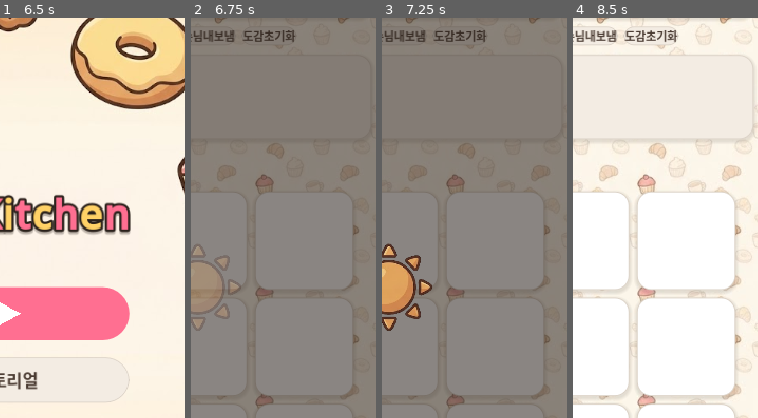
Above: before the commit, frames 1-4 (left to right).
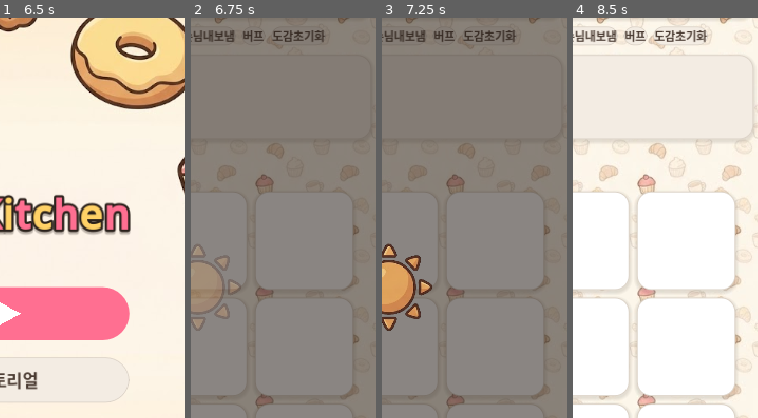
Above: after the commit, the same moments.

Repository: yellyB/game-slot-kitchen
Game: Godot game, scene res://scenes/Main.tscn
Same seed, same stepped clock (60 frames per second), same inputs: the game is played once before the commit and once after it. Sound files missing from this copy of the repository are replaced by a short silence.
Inputs (mouse positions are % of the whole screen's width and height, from its top left):
- Up to frame 1 (6.5 s): click (65, 14) at 0.5 s, where only the run after the commit has a clickable "버프"; click (21, 5) at 1.25 s; click "돈+10만" at 2 s; click "돈-5만" at 2.75 s; click "손님내보냄" at 3.5 s; click "도감초기화" at 4.25 s; click (10, 95) at 5.02 s; click (79, 95) at 5.75 s
- Up to frame 2 (6.75 s): click (50, 48) at 6.52 s
- Up to frame 3 (7.25 s): no input
- Up to frame 4 (8.5 s): click (21, 5) at 7.25 s; click "돈+10만" at 8 s
The pictures show only the part of the screen within x 48-98%, y 12-62%; the shares and areas given below are measured in that part.

Frame 1 is identical in both runs. In frame 2, 0.7% of the frame differs, in the area x 28-73%, y 3-6%; in frame 3, 0.7%; in frame 4, 1.1%, in the area x 27-73%, y 2-7%.

Commit message:
디버그: [버프] 버튼 — 랜덤 버프 1개 획득 + 보드에 즉시 배치
_debug_add_buff: BuffDefs.random_pack(1)로 차단 제외 랜덤 버프 획득(Buffs.add),
빈 슬롯에 BuffCard 배치 + [버프] 버튼 갱신. 디버그 바(에디터 빌드)에서만 노출.

Co-Authored-By: Claude Opus 4.8 (1M context) <noreply@anthropic.com>

Diff:
--- a/scripts/main.gd
+++ b/scripts/main.gd
@@ -386,8 +386,27 @@
   row.add_child(_debug_btn("돈-5만", func(): _session.add_cash(-50000)))
   row.add_child(_debug_btn("즉시종료", func(): _session.debug_end_soon(1.0)))
   row.add_child(_debug_btn("손님내보냄", _debug_kick_customer))
+  row.add_child(_debug_btn("버프", _debug_add_buff))
   row.add_child(_debug_btn("도감초기화", func(): Codex.reset()))
   return row
+
+
+## 디버그: 랜덤 버프 1개 획득(차단 카드 제외) + 보드 빈 슬롯에 즉시 배치.
+func _debug_add_buff() -> void:
+  var pack := BuffDefs.random_pack(1)
+  if pack.is_empty():
+    return
+  var id: String = pack[0]
+  var before := Buffs.owned().size()
+  Buffs.add(id)
+  if Buffs.owned().size() == before:
+    return   # 보유 가득
+  var slot := _board.first_empty_slot()
+  if slot:
+    var bc := BuffCard.new()
+    bc.setup(id)
+    slot.place_card(bc)
+  _refresh_buff_btn()
 
 
 ## 디버그: 손님 하나 강제 이탈. 슬롯 주문서(순회 순서 첫 번째) 먼저, 없으면 대기열 첫 손님.
